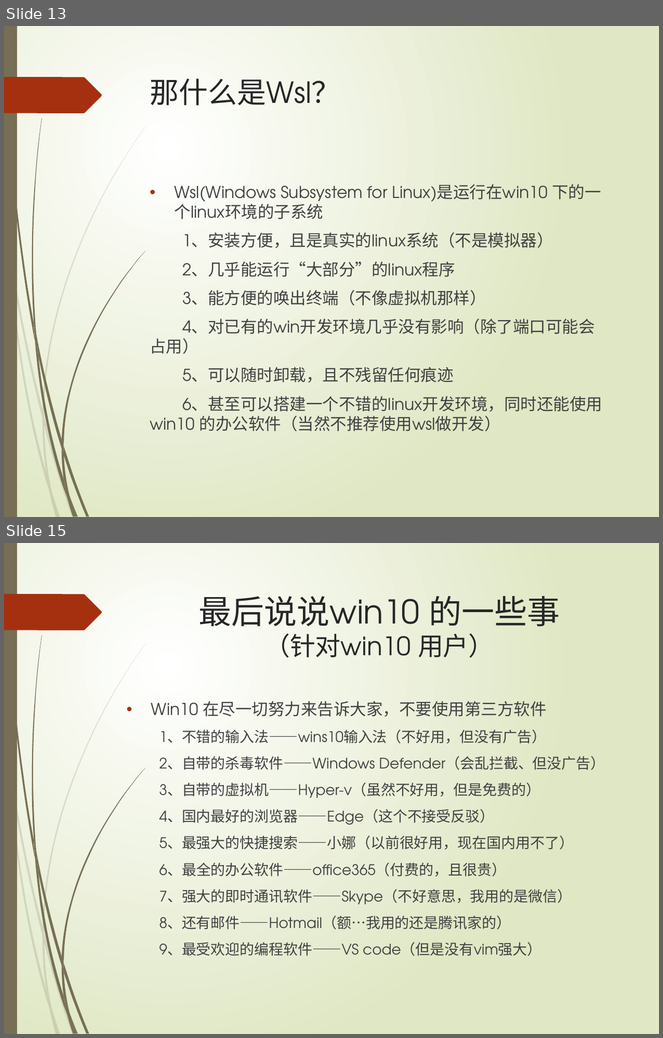
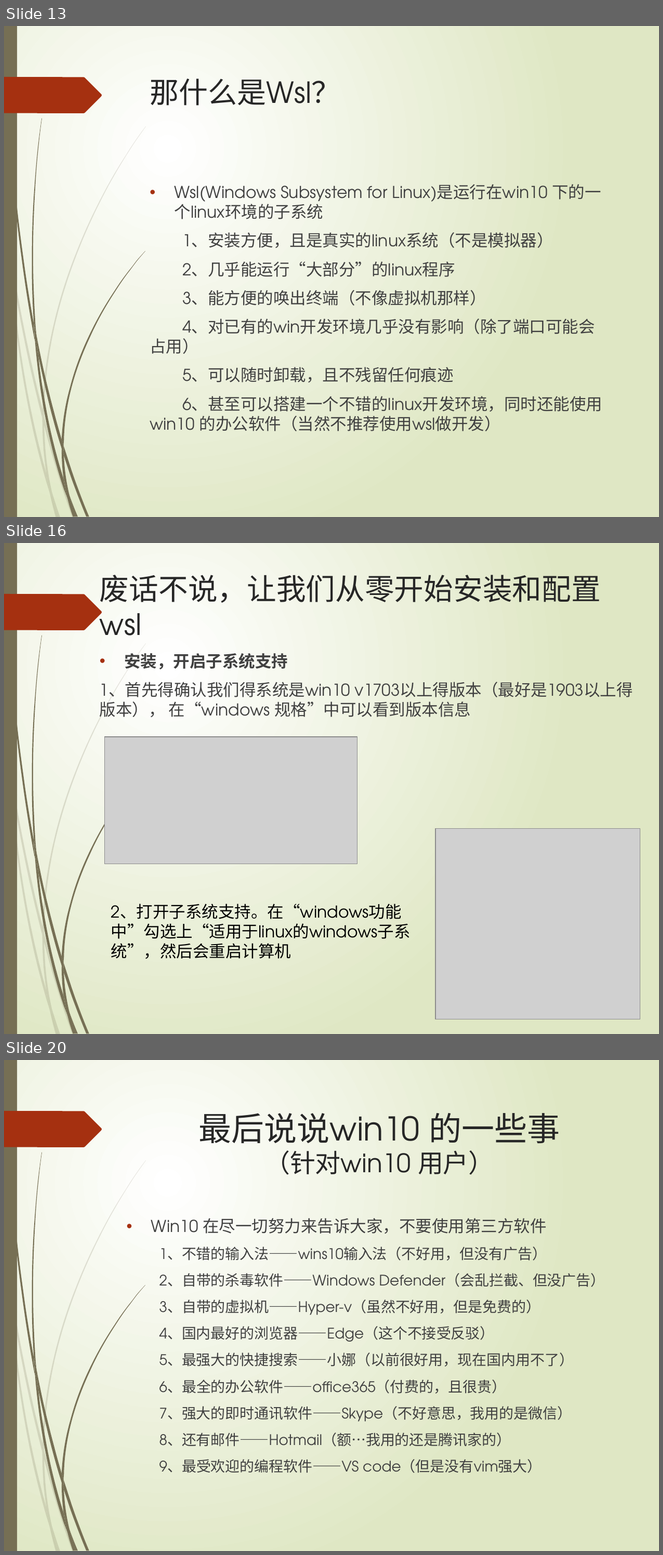
Before and after one commit to niming175/my-wsl-setting, a slide deck: web开发环境概述.pptx. Shown one above the other, each under a label of ours: slides 13 and 15 before the commit, slides 13, 16 and 20 after it; the slides between them are not shown. The pictures are 663x1038 and 663x1555 pixels, drawn with LibreOffice and Linux fonts; fonts in the diff are those of the drawing; grey boxes stand for pictures. Boxes give left, top, right and bottom in pixels: in the first picture for what was removed or moved away, otherwise in the second. Text is boxed around its words. In the diff, an @@ line names an element or a change of style, - is before the commit and + after.

```diff
--- a/web开发环境概述.pptx
+++ b/web开发环境概述.pptx
@@ slide 16 added at (4,543,659,1034), background gradient #FFFFFF to #DFE8C4; not listed: 24 template elements that a slide beside it also shows @@
@@ title added at (100,575,601,636), 32.4 pt, text #262626 @@
+废话不说，让我们从零开始安装和配置wsl
@@ text added at (100,653,633,717), 18 pt, text #404040 @@
+• 安装，开启子系统支持
+1、首先得确认我们得系统是win10 v1703以上得版本（最好是1903以上得版本）， 在“windows 规格”中可以看到版本信息
@@ picture added at (105,737,358,864) @@
@@ picture added at (436,828,640,1019) @@
@@ text added at (111,904,411,959), 18 pt, text #000000 @@
+2、打开子系统支持。在“windows功能中”勾选上“适用于linux的windows子系统”，然后会重启计算机
@@ what was slide 15 is now slide 20 @@
```
Also in this commit, not shown: 3 slides changed, 4 other slides added, 1 other file.
